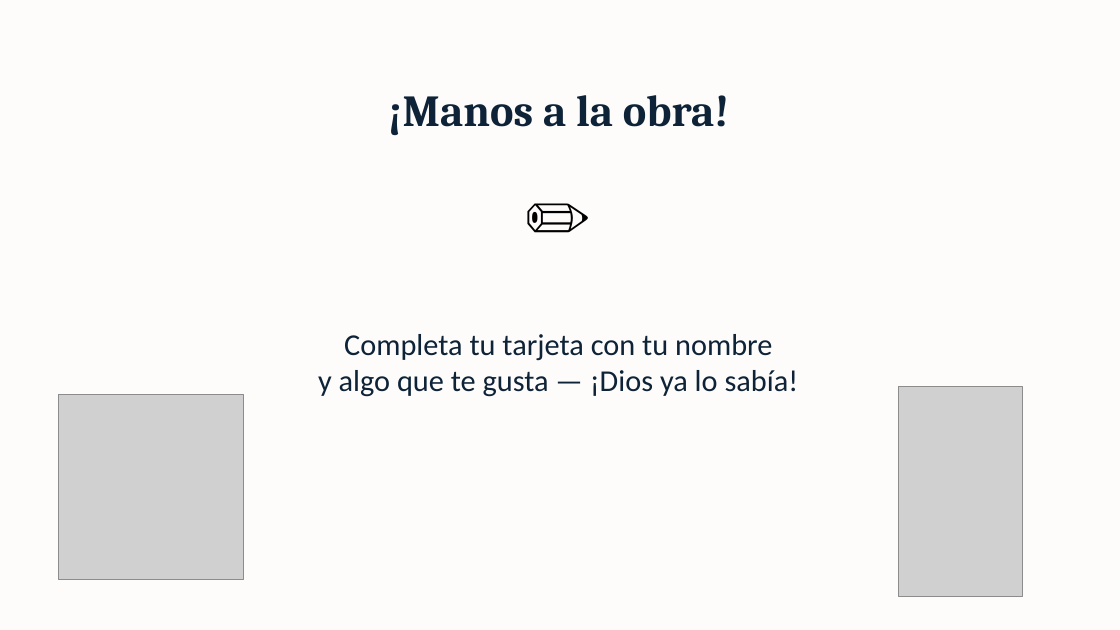
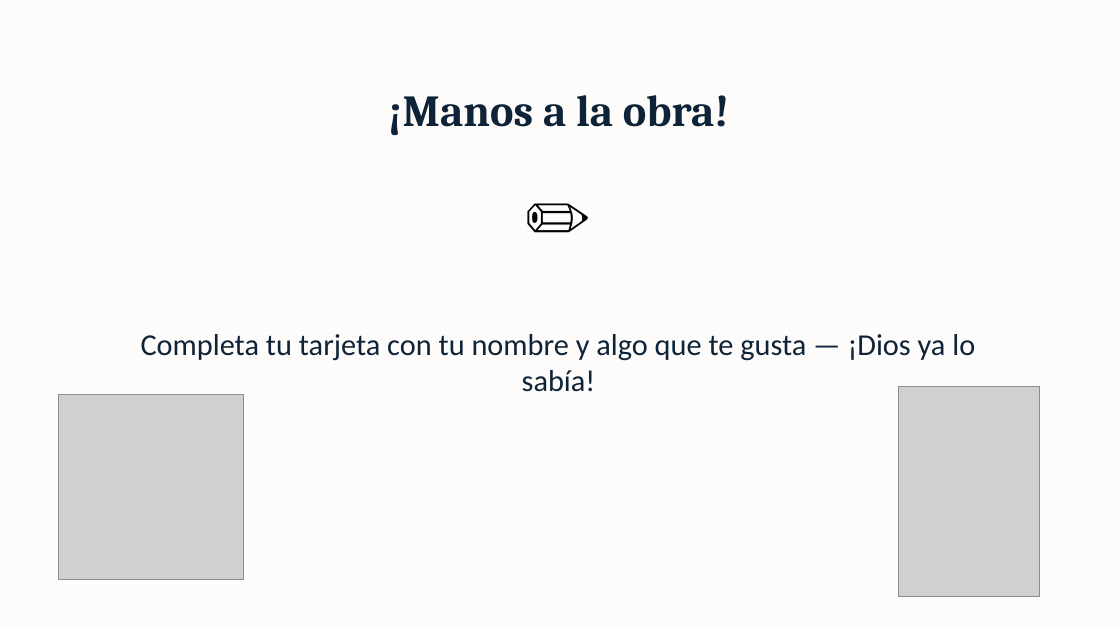
Before and after one commit to Anthonidrm/cimiento-bloque1, a slide deck: slide 8 of public/recursos-semana-3/presentacion-semana-3.pptx. Drawn at 1120x630 pixels with LibreOffice and Linux fonts; fonts in the diff are those of the drawing; grey boxes stand for pictures. Boxes give left, top, right and bottom in pixels: in the first picture for what was removed or moved away, otherwise in the second. Text is boxed around its words. In the diff, an @@ line names an element or a change of style, - is before the commit and + after.

```diff
--- a/public/recursos-semana-3/presentacion-semana-3.pptx
+++ b/public/recursos-semana-3/presentacion-semana-3.pptx
@@ text at bbox=[141, 334, 975, 392]: text changed @@
-Completa tu tarjeta con tu nombre
-y algo que te gusta — ¡Dios ya lo sabía!
+Completa tu tarjeta con tu nombre y algo que te gusta — ¡Dios ya lo sabía!
@@ picture: place and size @@
-picture at bbox=[899, 386, 1023, 597]
+picture at bbox=[899, 386, 1039, 597]
```
Also in this commit, not shown: 4 other slides changed, 50 other files.
